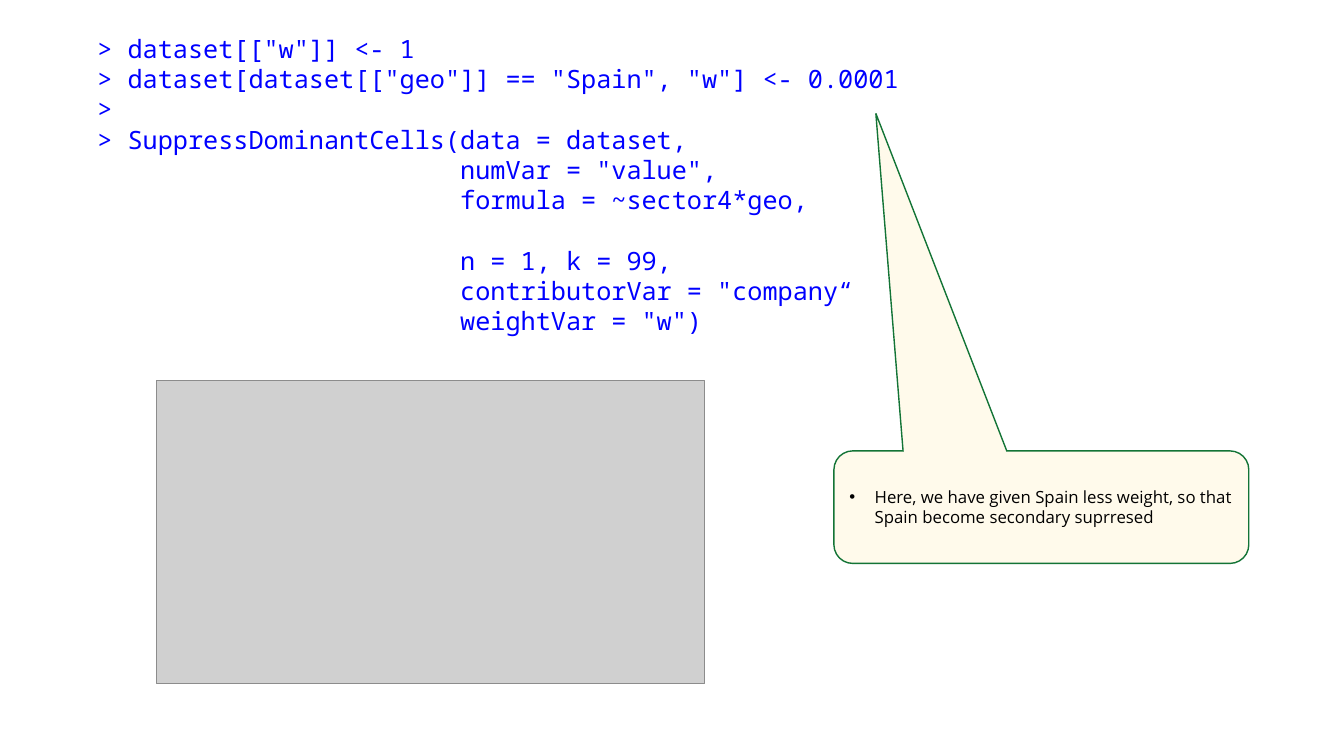
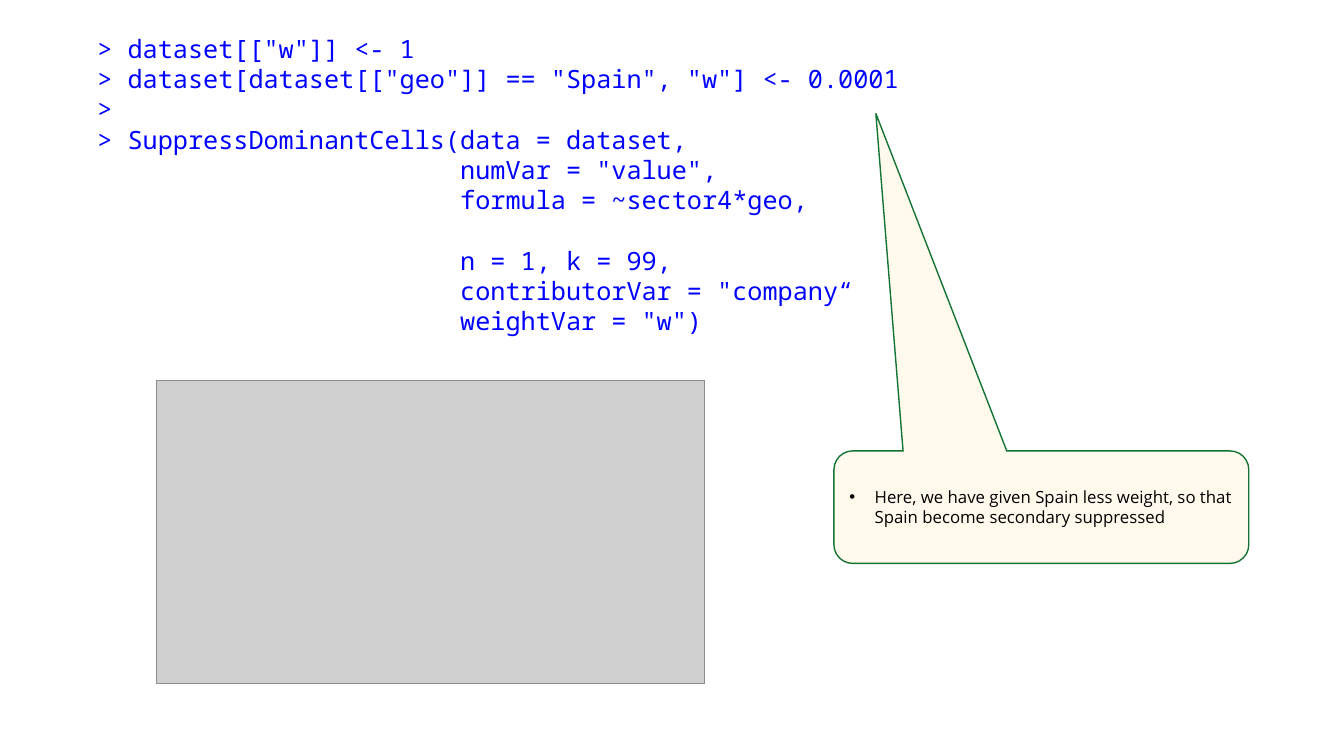
Before and after one commit to statisticsnorway/kurs-metode-sdc-2024, a slide deck: slide 26 of slides/ukraine day4_2.pptx. Drawn at 1344x756 pixels with LibreOffice and Linux fonts; fonts in the diff are those of the drawing; grey boxes stand for pictures; background and template pictures are left out. Boxes give left, top, right and bottom in pixels: in the first picture for what was removed or moved away, otherwise in the second. Text is boxed around its words. In the diff, an @@ line names an element or a change of style, - is before the commit and + after.

```diff
--- a/slides/ukraine day4_2.pptx
+++ b/slides/ukraine day4_2.pptx
@@ text in rounded speech box at (875,490,1231,527): text changed @@
-• Here, we have given Spain less weight, so that Spain become secondary suprresed
+• Here, we have given Spain less weight, so that Spain become secondary suppressed
```
Also in this commit, not shown: 4 other slides changed.
